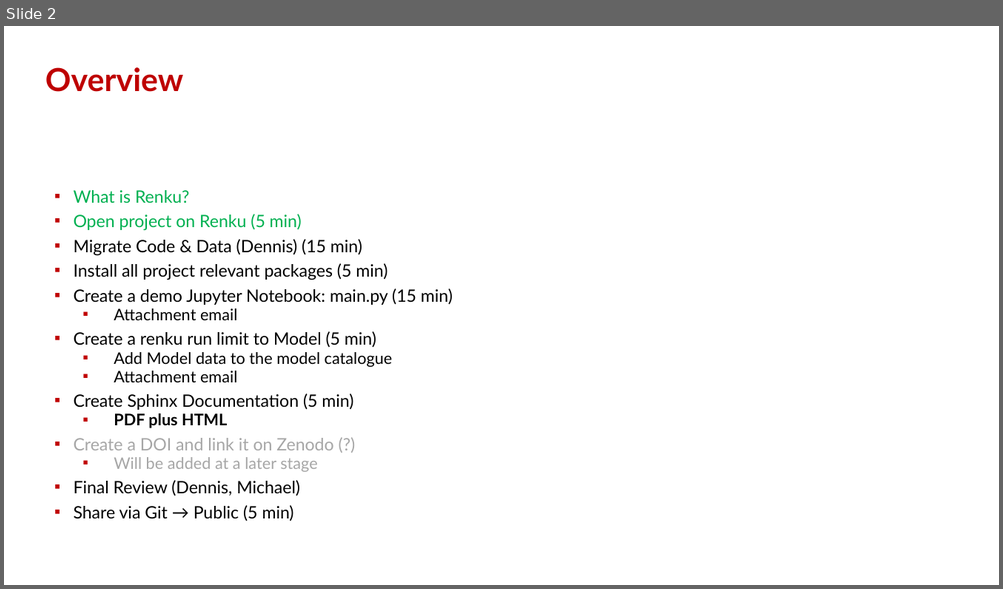
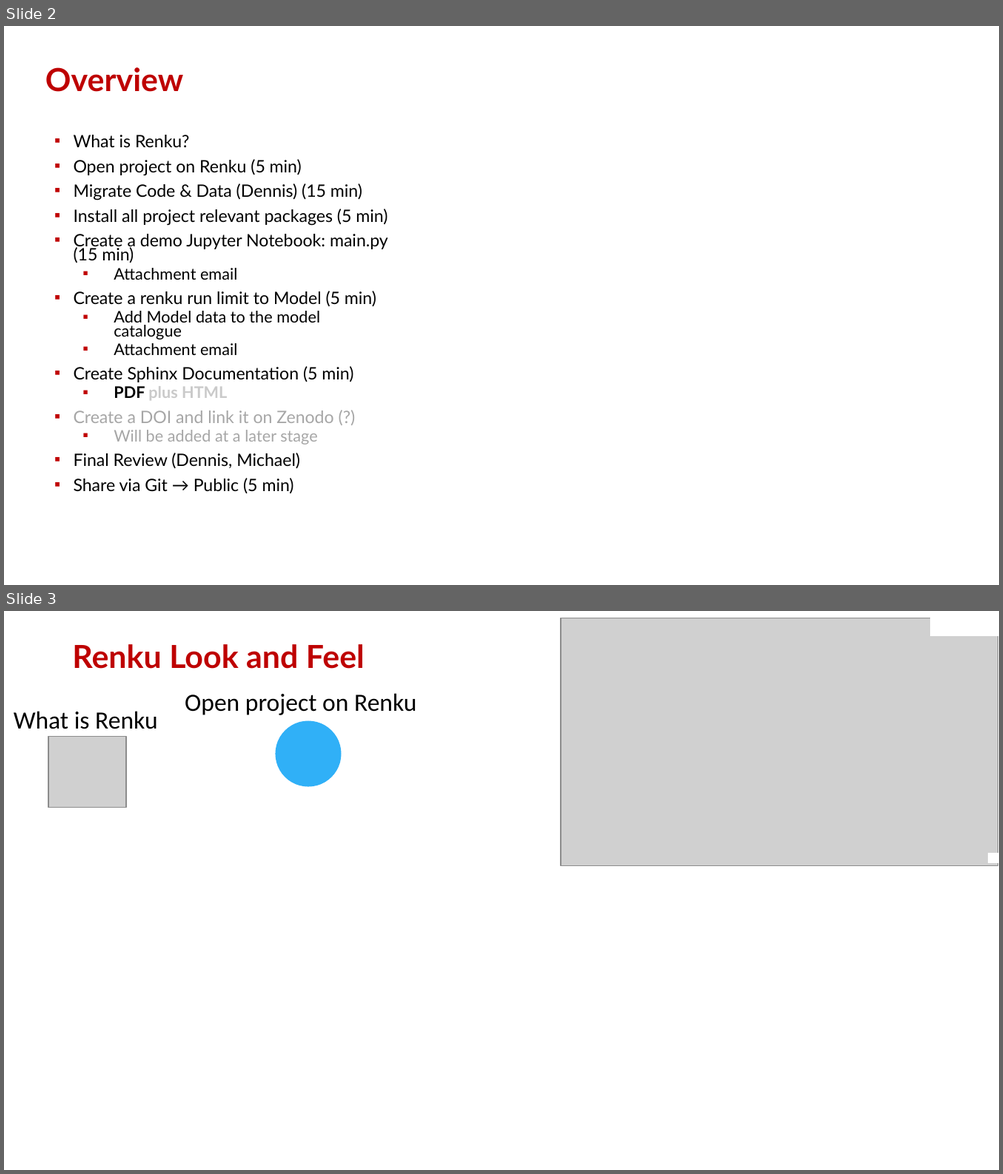
Before and after one commit to hues-platform/renku_templates, a slide deck: python/Draft_Renku_Checklist_V01.pptx. Shown one above the other, each under a label of ours: slide 2 before the commit, slides 2 and 3 after it. The pictures are 1003x589 and 1003x1174 pixels, drawn with LibreOffice and Linux fonts; fonts in the diff are those of the drawing; grey boxes stand for pictures; background and template pictures are left out. Boxes give left, top, right and bottom in pixels: in the first picture for what was removed or moved away, otherwise in the second. Text is boxed around its words. In the diff, an @@ line names an element or a change of style, - is before the commit and + after.

Commit message:
updated draft renku checklist

```diff
--- a/python/Draft_Renku_Checklist_V01.pptx
+++ b/python/Draft_Renku_Checklist_V01.pptx
@@ slide 3 added at (x1=4, y1=611, x2=999, y2=1170), background #FFFFFF at 85% opacity @@
@@ picture added at (x1=561, y1=618, x2=998, y2=866) @@
@@ rectangle added at (x1=931, y1=618, x2=998, y2=636), fill #FFFFFF, outline #FFFFFF 1 pt @@
@@ title added at (x1=72, y1=644, x2=364, y2=669), 23 pt, text #BE0000, bold @@
+Renku Look and Feel
@@ text added at (x1=185, y1=693, x2=417, y2=715), 18 pt, text #000000 @@
+Open project on Renku
@@ text added at (x1=14, y1=711, x2=158, y2=729), 18 pt, text #000000 @@
+What is Renku
@@ ellipse added at (x1=276, y1=721, x2=340, y2=786), fill #30B0F7, outline #30B0F7 1 pt @@
@@ picture added at (x1=48, y1=736, x2=126, y2=807) @@
@@ rectangle added at (x1=987, y1=854, x2=999, y2=863), fill #FFFFFF, outline #FFFFFF 1 pt @@
@@ slide 2 changed as well @@
@@ subtitle "What is Renku?" moved from (x1=74, y1=190, x2=452, y2=522) to (x1=74, y1=135, x2=388, y2=494) @@
@@ subtitle at (x1=74, y1=135, x2=301, y2=400): text colour #00B050 to #000000 in "What is Renku?", "Open project on Renku (5 min)"; text colour #000000 to #CACACA in "plus HTML" @@
```
Also in this commit, not shown: 11 other slides changed, 4 other slides added.
